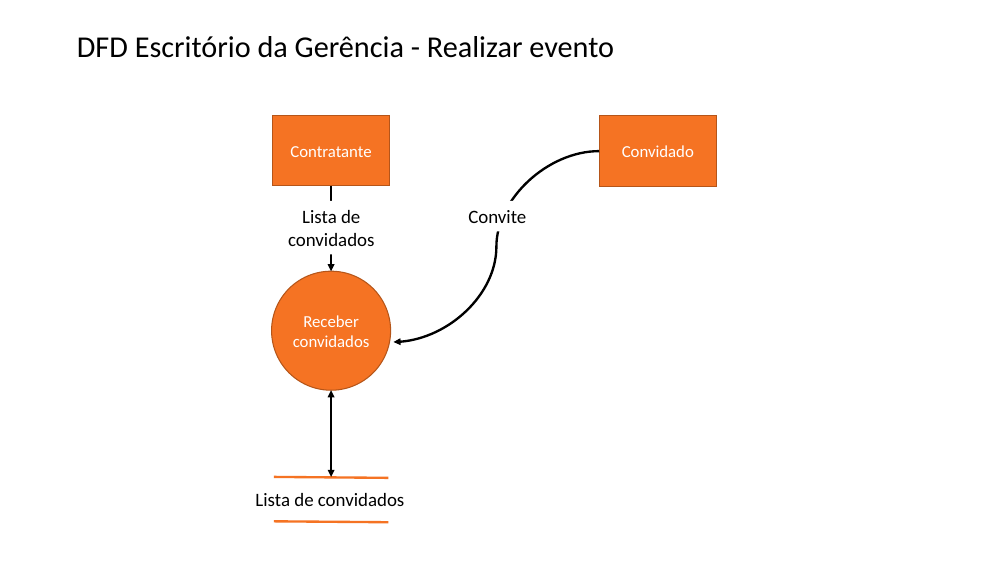
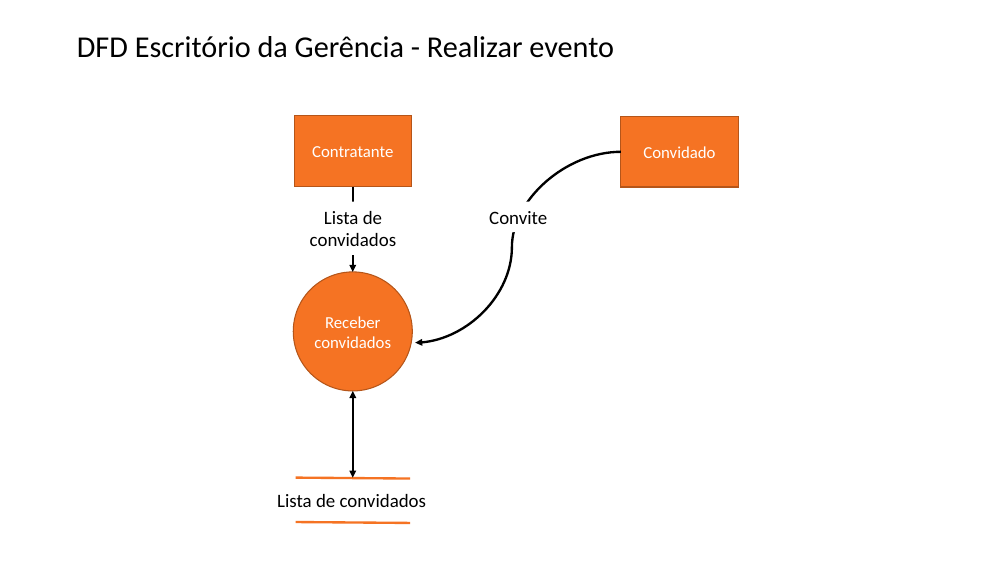
Before and after one commit to faconta/OPE, a slide deck: slide 8 of Artefatos/16. Diagramas de Fluxo de Dados.pptx. Drawn at 1008x567 pixels with LibreOffice and Linux fonts; fonts in the diff are those of the drawing. Boxes give left, top, right and bottom in pixels: in the first picture for what was removed or moved away, otherwise in the second. Text is boxed around its words. In the diff, an @@ line names an element or a change of style, - is before the commit and + after.

```diff
--- a/Artefatos/16. Diagramas de Fluxo de Dados.pptx
+++ b/Artefatos/16. Diagramas de Fluxo de Dados.pptx
@@ 4 texts, 2 rectangles, 2 lines, 1 ellipse, 1 arrow, 1 double arrow, 1 curved arrow moved together from (x1=255, y1=116, x2=717, y2=523) to (x1=277, y1=116, x2=738, y2=523) @@
```
Also in this commit, not shown: 7 other slides changed, 1 other file.
